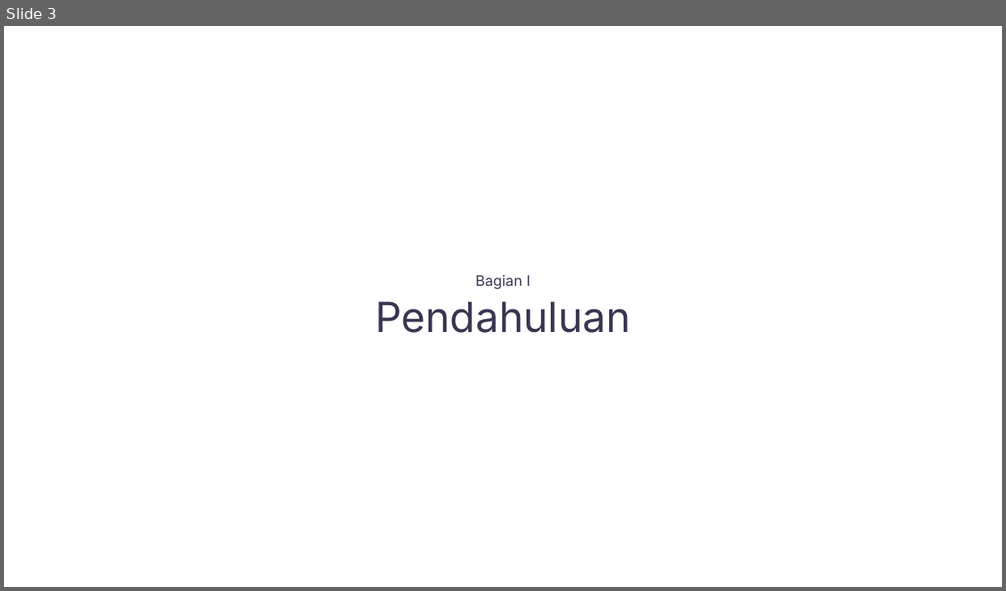
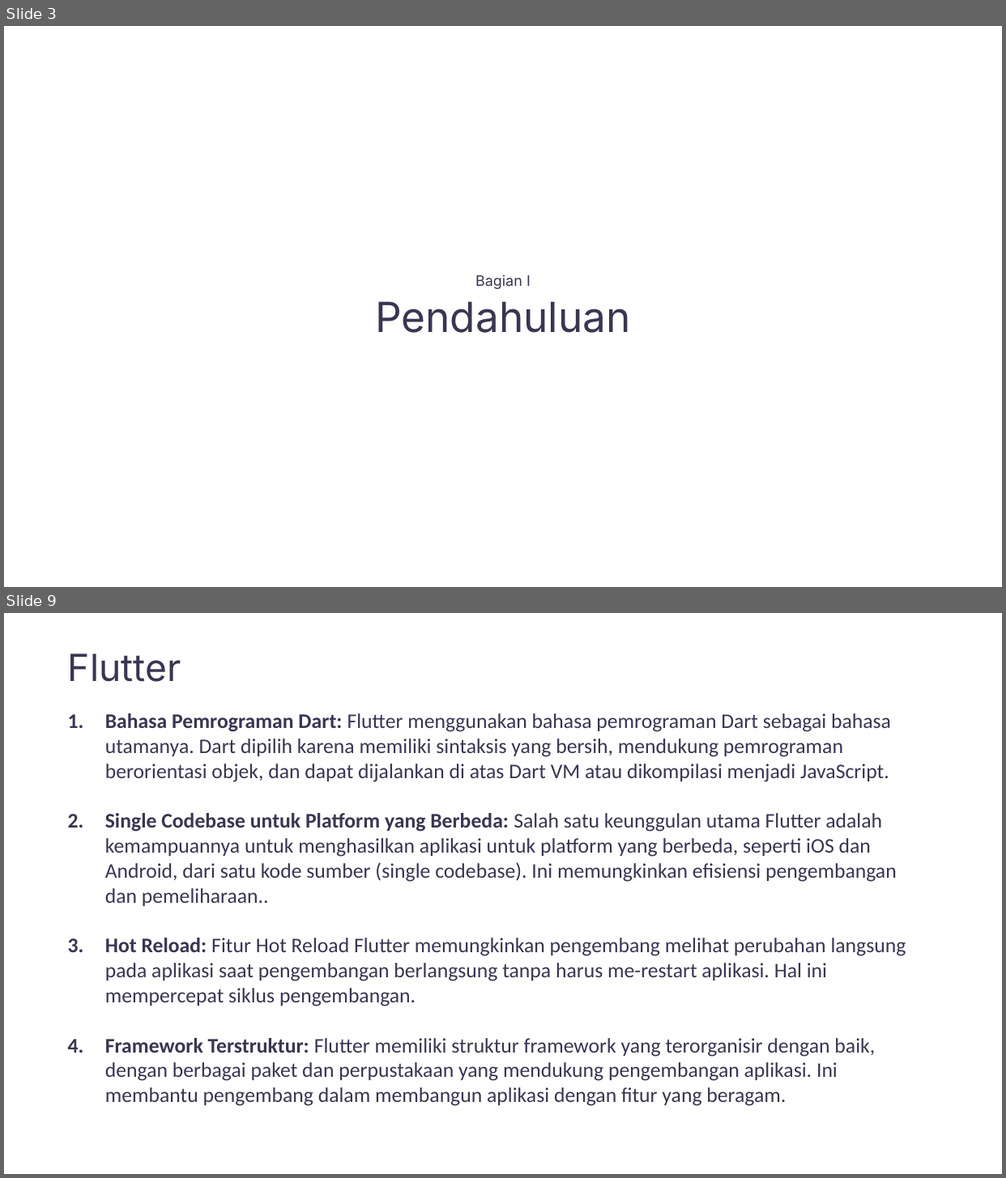
Before and after one commit to andrr64/KeuanganKu, a slide deck: assets/presentasi/presentasi.pptx. Shown one above the other, each under a label of ours: slide 3 before the commit, slides 3 and 9 after it; the slides between them are not shown. The pictures are 1006x591 and 1006x1178 pixels, drawn with LibreOffice and Linux fonts; fonts in the diff are those of the drawing. Boxes give left, top, right and bottom in pixels: in the first picture for what was removed or moved away, otherwise in the second. Text is boxed around its words. In the diff, an @@ line names an element or a change of style, - is before the commit and + after.

```diff
--- a/assets/presentasi/presentasi.pptx
+++ b/assets/presentasi/presentasi.pptx
@@ slide 9 added at [4, 613, 1002, 1174], background #FFFFFF @@
@@ text added at [68, 653, 181, 682], 36 pt, text #383651 @@
+Flutter
@@ text added at [105, 713, 906, 1106], 20 pt, text #383651 @@
+1. Bahasa Pemrograman Dart: Flutter menggunakan bahasa pemrograman Dart sebagai bahasa utamanya. Dart dipilih karena memiliki sintaksis yang bersih, mendukung pemrograman berorientasi objek, dan dapat dijalankan di atas Dart VM atau dikompilasi menjadi JavaScript.
+2. Single Codebase untuk Platform yang Berbeda: Salah satu keunggulan utama Flutter adalah kemampuannya untuk menghasilkan aplikasi untuk platform yang berbeda, seperti iOS dan Android, dari satu kode sumber (single codebase). Ini memungkinkan efisiensi pengembangan dan pemeliharaan..
+3. Hot Reload: Fitur Hot Reload Flutter memungkinkan pengembang melihat perubahan langsung pada aplikasi saat pengembangan berlangsung tanpa harus me-restart aplikasi. Hal ini mempercepat siklus pengembangan.
+4. Framework Terstruktur: Flutter memiliki struktur framework yang terorganisir dengan baik, dengan berbagai paket dan perpustakaan yang mendukung pengembangan aplikasi. Ini membantu pengembang dalam membangun aplikasi dengan fitur yang beragam.
```
Also in this commit, not shown: 3 slides changed, 10 other slides added, 3 slides removed.
